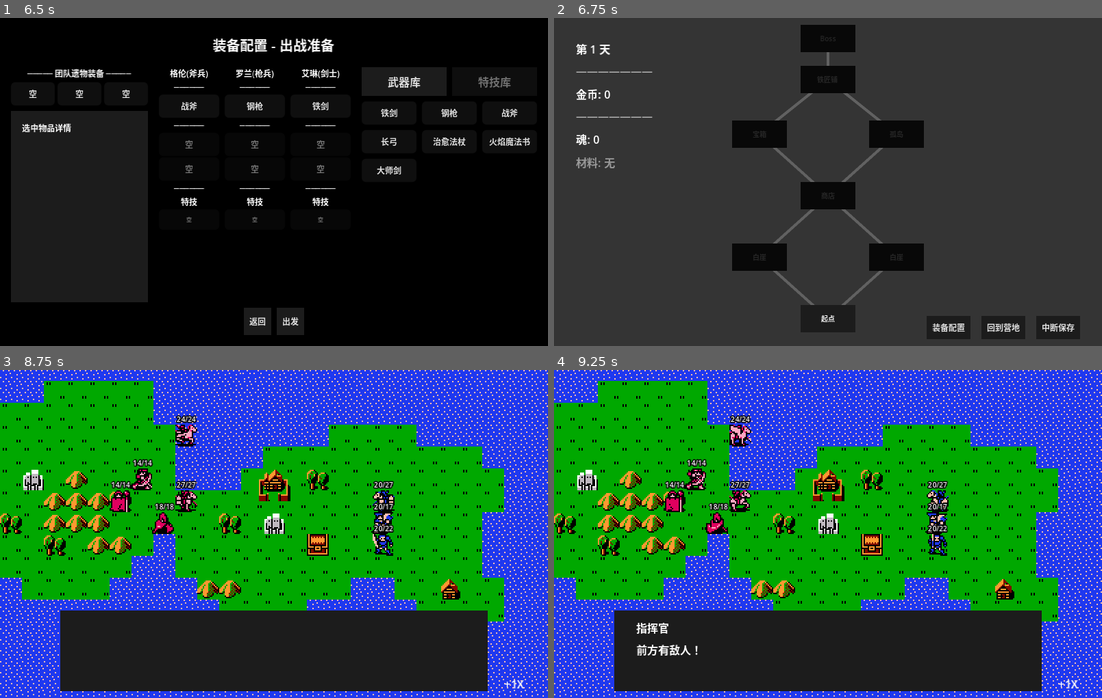
Above: before the commit, frames 1-4 (two rows, left to right).
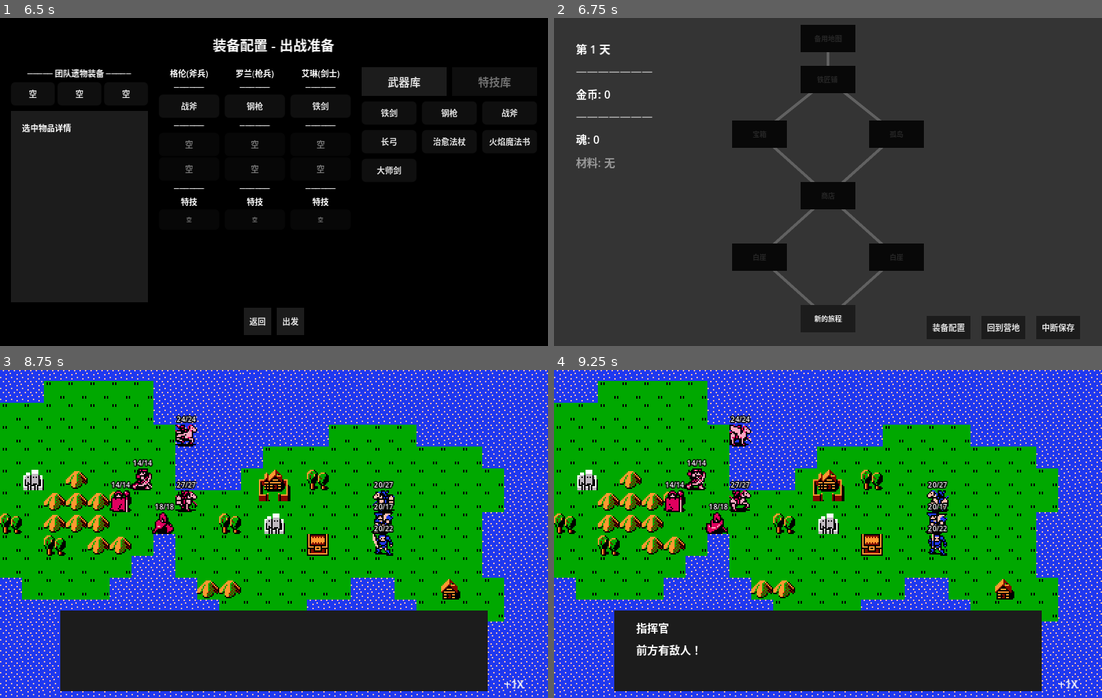
Above: after the commit, the same moments.

Repository: ZhuXilin/Dev_Project_260730
Game: Godot game, scene res://content/scenes/ui/MainMenu.tscn
Two runs of this game, one before a commit and one after it. Both use one fixed random seed, a clock stepped at 60 frames per second and the inputs below. Sound files missing from this copy of the repository are replaced by a short silence.
Inputs (mouse positions are in pixels of both pictures, inside the frame that each line leads up to):
- Up to frame 1 (6.5 s): click "继续游戏" at 0.5 s; click "新建游戏" at 1.25 s; click "新游戏" at 2 s; click "出战" at 2.75 s; click "格伦|海盗|斧兵" at 3.5 s; click "罗兰|王国|枪兵" at 4.25 s; click "艾琳|王国|剑士" at 5 s; click "确认" at 5.75 s
- Up to frame 2 (6.75 s): click "出发" at 6.5 s
- Up to frame 3 (8.75 s): click "起点" (after the commit: "新的旅程") at 7.25 s; tap Enter at 8 s; move the mouse to (394, 517) at 8.02 s; hold Up from 8.03 s (still down); tap 0 at 8.1 s; click (394, 517) at 8.17 s
- Up to frame 4 (9.25 s): release Up at 8.75 s; drag from (718, 550) to (696, 478) at 8.77 s

Frame 1 is identical in both runs. In frame 2, 0.1% of the frame differs, in the area x 47-53%, y 5-93%; in frame 3, less than 0.1%; in frame 4, less than 0.1%.

Commit message:
Sorting map node

Diff:
--- a/function/global/LevelManager.gd
+++ b/function/global/LevelManager.gd
@@ -3,7 +3,7 @@
 signal all_levels_completed()
 signal all_days_completed()
 
-const UNIT_LEVEL_MAP_PATH = Config.PATHS.UNIT_LEVEL_MAP
+const UNIT_LEVEL_MAP_PATH = "res://content/scenes/levels/UnitLevelMap.tres"
 const DEFAULT_FACTION = "王国"
 
 var _config: UnitLevelMapConfig = null
@@ -85,6 +85,12 @@
 		return []
 	return _day_levels[day - 1]
 
+
+# ============================================================
+#  地图查询（按类型）
+# ============================================================
+
+## 从指定类型的池子中取 1 个（优先用批量版本）
 func get_map_for_node_type(node_type: int, main_unit: String = "") -> MapData:
 	var day_levels = get_current_day_levels()
 	if day_levels.is_empty():
@@ -92,6 +98,7 @@
 		fallback.node_type = node_type
 		return fallback
 
+	# 按 required_unit 过滤（可选）
 	var filtered = day_levels.filter(func(m):
 		return m.required_unit == "" or m.required_unit == main_unit
 	)
@@ -110,30 +117,57 @@
 			return m.node_type == MapNode.NodeType.NORMAL
 		)
 	if type_filtered.is_empty():
-		return filtered[0]
-	return type_filtered[0]
-
-## 从指定类型的池子中随机选一个 MapData（返回副本，不污染原资源）
-## 若池子为空返回 null
+		# 不再修改原资源，直接克隆返回
+		return _clone_map_data(filtered[0], node_type)
+	return _clone_map_data(type_filtered[0], node_type)
+
+
+## 从指定类型的池子中随机取 1 个（返回副本）
 func get_random_map_for_node_type(node_type: int, main_unit: String = "") -> MapData:
+	var maps = get_random_maps_for_node_type(node_type, 1, main_unit)
+	if maps.is_empty():
+		return null
+	return maps[0]
+
+
+## 从指定类型的池子中取 count 个【不重复】的 MapData（返回副本）
+## 池子不够时允许重复填充
+func get_random_maps_for_node_type(node_type: int, count: int, main_unit: String = "") -> Array:
+	var result : Array = []
+	if count <= 0:
+		return result
+
 	var day_levels = get_current_day_levels()
 	if day_levels.is_empty():
-		return null
+		return result
 
 	var filtered = day_levels.filter(func(m):
 		return m.required_unit == "" or m.required_unit == main_unit
 	)
 	if filtered.is_empty():
-		return null
+		filtered = day_levels.filter(func(m): return m.required_unit == "")
+	if filtered.is_empty():
+		return result
 
 	var type_filtered = filtered.filter(func(m):
 		return m.node_type == node_type
 	)
 	if type_filtered.is_empty():
-		return null
-
-	var picked = type_filtered[randi() % type_filtered.size()]
-	return _clone_map_data(picked, node_type)
+		return result
+
+	# ---- 打乱池子，逐个取，不重复 ----
+	var pool = type_filtered.duplicate()
+	pool.shuffle()
+
+	for i in range(count):
+		if i < pool.size():
+			result.append(_clone_map_data(pool[i], node_type))
+		else:
+			# 池子不够 → 重新打乱再取（允许重复）
+			pool.shuffle()
+			result.append(_clone_map_data(pool[i % pool.size()], node_type))
+
+	return result
 
 
 ## 克隆 MapData（避免共享引用被运行时修改）
@@ -147,12 +181,17 @@
 	copy.required_unit = src.required_unit
 	return copy
 
+
+# ============================================================
+#  流程控制
+# ============================================================
+
 func advance_day() -> bool:
 	current_day += 1
 	if current_day >= 3:
 		all_days_completed.emit()
 		return false
-	GameState.visited_nodes.clear()   # ← 清空，正确
+	GameState.visited_nodes.clear()
 	GameState.cached_map_level_data = null
 	GameState.cached_day = -1
 	return true
@@ -163,7 +202,7 @@
 	current_day = 0
 	is_map_mode = true
 	Globals.is_map_mode = true
-	get_tree().change_scene_to_file(Config.PATHS.MAP_SCENE)
+	get_tree().change_scene_to_file("res://content/scenes/ui/MapScene.tscn")
 
 func load_map(map_data: MapData):
 	if not map_data:
@@ -172,23 +211,23 @@
 	Globals.reset_all_game_state()
 	GameState.current_map_data = map_data
 	Globals.is_map_mode = true
-	get_tree().change_scene_to_file(Config.PATHS.BATTLEFIELD_SCENE)
+	get_tree().change_scene_to_file("res://content/scenes/levels/Battlefield.tscn")
 
 func on_victory():
 	current_level_index += 1
 	var levels = get_current_day_levels()
 	if current_level_index < levels.size():
 		if is_map_mode:
-			get_tree().change_scene_to_file(Config.PATHS.MAP_SCENE)
+			get_tree().change_scene_to_file("res://content/scenes/ui/MapScene.tscn")
 		else:
 			load_current_level()
 	else:
 		emit_signal("all_levels_completed")
-		get_tree().change_scene_to_file(Config.PATHS.MAIN_MENU)
+		get_tree().change_scene_to_file("res://content/scenes/ui/MainMenu.tscn")
 
 func on_defeat():
 	GameState.reset_all()
-	get_tree().change_scene_to_file(Config.PATHS.MAIN_MENU)
+	get_tree().change_scene_to_file("res://content/scenes/ui/MainMenu.tscn")
 
 func is_last_level() -> bool:
 	var levels = get_current_day_levels()
@@ -199,15 +238,15 @@
 	if current_level_index < levels.size():
 		Globals.reset_all_game_state()
 		GameState.current_map_data = levels[current_level_index]
-		get_tree().change_scene_to_file(Config.PATHS.LOADING)
+		get_tree().change_scene_to_file("res://content/scenes/ui/Loading.tscn")
 	else:
 		emit_signal("all_levels_completed")
-		get_tree().change_scene_to_file(Config.PATHS.MAIN_MENU)
+		get_tree().change_scene_to_file("res://content/scenes/ui/MainMenu.tscn")
 
 func _create_fallback_map_data() -> MapData:
 	var m = MapData.new()
 	m.map_name = "备用地图"
-	m.map_size = MapConst.DEFAULT_MAP_SIZE
+	m.map_size = Vector2i(20, 15)
 	m.node_type = MapNode.NodeType.NORMAL
 	return m
 
--- a/function/script/MapGenerator.gd
+++ b/function/script/MapGenerator.gd
@@ -58,23 +58,12 @@
 			forge.connected_nodes = [boss]
 
 		3:
-			# 串联：START → ELITE → SHOP → FORGE → BOSS
-			root = _create_node(MapNode.NodeType.START, Vector2(160, 220), 0)
-			var elite = _create_node(MapNode.NodeType.ELITE, Vector2(160, 175), 1)
-			var shop  = _create_node(MapNode.NodeType.SHOP,  Vector2(160, 130), 2)
-			var forge = _create_node(MapNode.NodeType.FORGE, Vector2(160, 85),  3)
-			var boss  = _create_node(MapNode.NodeType.BOSS,  Vector2(160, 40),  4)
-
+			# Day3：铁匠铺（整备）→ BOSS
+			root = _create_node(MapNode.NodeType.FORGE, Vector2(160, 150), 0)
+			var boss = _create_node(MapNode.NodeType.BOSS, Vector2(160, 60), 1)
 			nodes.append(root)
-			nodes.append(elite)
-			nodes.append(shop)
-			nodes.append(forge)
 			nodes.append(boss)
-
-			root.connected_nodes  = [elite]
-			elite.connected_nodes = [shop]
-			shop.connected_nodes  = [forge]
-			forge.connected_nodes = [boss]
+			root.connected_nodes = [boss]
 			root.is_available = true
 
 		_:
@@ -105,37 +94,36 @@
 	node.layer = layer
 	node.is_available = false
 	node.is_visited = false
-	match type:
-		MapNode.NodeType.SHOP:  node.custom_label = "商店"
-		MapNode.NodeType.FORGE: node.custom_label = "铁匠铺"
-		MapNode.NodeType.EVENT: node.custom_label = "宝箱"
 	return node
 
 static func _assign_map_data_to_all_nodes(nodes: Array):
+	var combat_nodes_by_type : Dictionary = {}
+
 	for node in nodes:
-		# ---- 非战斗节点：占位 MapData ----
 		if node.node_type in [
 			MapNode.NodeType.SHOP,
 			MapNode.NodeType.FORGE,
 			MapNode.NodeType.EVENT,
 		]:
 			var placeholder = MapData.new()
-			match node.node_type:
-				MapNode.NodeType.SHOP:  placeholder.map_name = "商店"
-				MapNode.NodeType.FORGE: placeholder.map_name = "铁匠铺"
-				MapNode.NodeType.EVENT: placeholder.map_name = "宝箱"
 			placeholder.node_type = node.node_type
 			node.map_data = placeholder
 			continue
 
-		# ---- 战斗节点：从对应类型的池子里随机 ----
-		var map = LevelManager.get_random_map_for_node_type(
-			node.node_type, GameState.main_unit_name
+		if not combat_nodes_by_type.has(node.node_type):
+			combat_nodes_by_type[node.node_type] = []
+		combat_nodes_by_type[node.node_type].append(node)
+
+	for node_type in combat_nodes_by_type:
+		var group : Array = combat_nodes_by_type[node_type]
+		var maps : Array = LevelManager.get_random_maps_for_node_type(
+			node_type, group.size(), GameState.main_unit_name
 		)
-		if map:
-			node.map_data = map
-		else:
-			node.map_data = _create_fallback_map_data(node.node_type)
+		for i in range(group.size()):
+			if i < maps.size():
+				group[i].map_data = maps[i]
+			else:
+				group[i].map_data = _create_fallback_map_data(node_type)
 
 static func _create_fallback_map_data(_type: MapNode.NodeType) -> MapData:
 	var map = MapData.new()
--- a/function/script/MapNodeButton.gd
+++ b/function/script/MapNodeButton.gd
@@ -43,23 +43,18 @@
 			break
 
 func _get_node_label(node: MapNode) -> String:
-	# ---- 非战斗节点：显示固定类型名 ----
+	# ---- 非战斗节点：固定类型名 ----
 	match node.node_type:
-		MapNode.NodeType.START: return "起点"
 		MapNode.NodeType.SHOP:  return "商店"
 		MapNode.NodeType.FORGE: return "铁匠铺"
 		MapNode.NodeType.EVENT: return "宝箱"
-		MapNode.NodeType.BOSS:  return "Boss"
 
-	# ---- 战斗节点：显示地图名 ----
+	# ---- 战斗节点（START / NORMAL / ELITE / BOSS）：显示地图名 ----
 	if node.map_data and node.map_data.map_name != "":
 		return node.map_data.map_name
 
 	# 兜底
-	match node.node_type:
-		MapNode.NodeType.NORMAL: return "普通"
-		MapNode.NodeType.ELITE: return "精英"
-		_: return "?"
+	return "?"
 
 func _get_color(node: MapNode) -> Color:
 	if node.is_visited:
